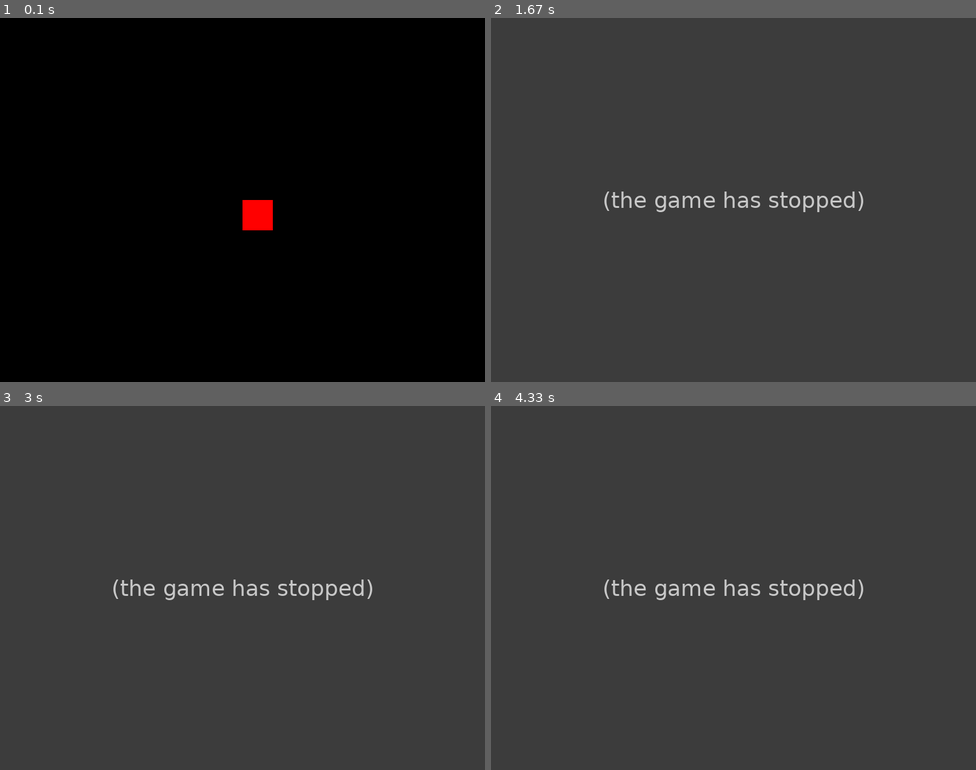
Above: before the commit, frames 1-4 (two rows, left to right).
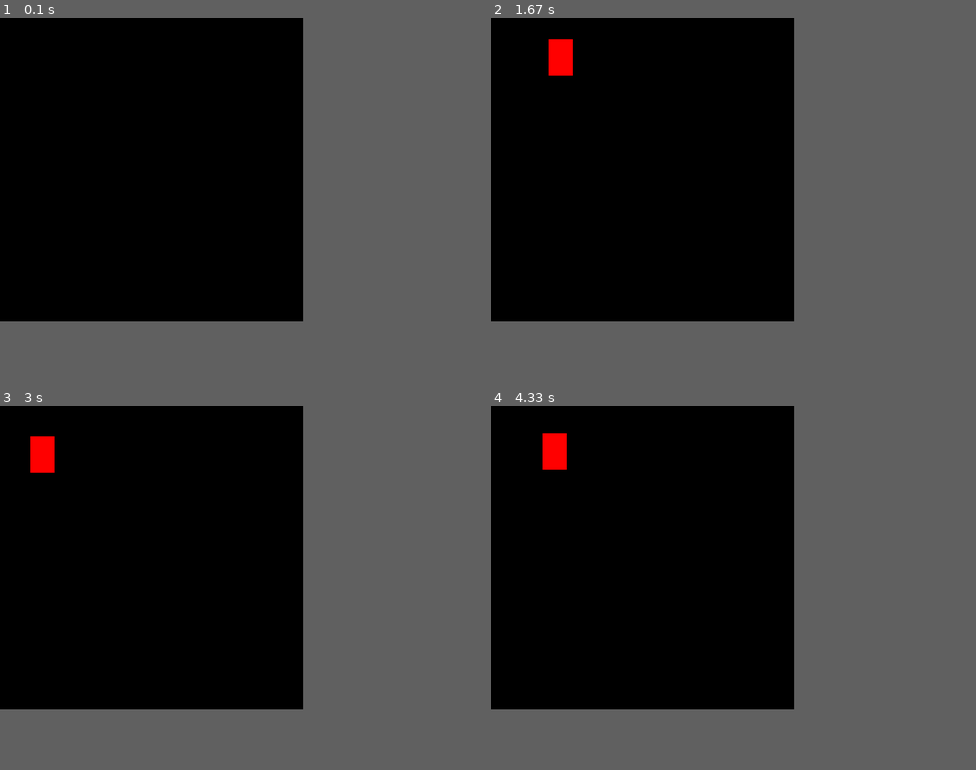
Above: after the commit, the same moments.

Repository: RobertNeuzil/game
Game: pygame game, started from game.py
Two runs of this game, one before a commit and one after it. Both use one fixed random seed, a clock stepped at 60 frames per second and the inputs below.
Inputs:
- Up to frame 1 (0.1 s): no input
- Up to frame 2 (1.67 s): hold Right 0.33-0.8 s; hold Up 0.83-1.13 s; hold Right 1.17-1.63 s
- Up to frame 3 (3 s): hold Left 1.67-2.2 s; hold Down 2.23-2.53 s; hold Left 2.57-2.97 s
- Up to frame 4 (4.33 s): hold Up 3-3.37 s; hold Right 3.4-4.03 s; hold Down from 4.07 s (still down)
In our replay, the window is 800x600 before the commit and 500x500 after it. These sizes can differ from the game's own. Grey fills any space a smaller window leaves; there, only what the larger window draws over its background counts as a difference.

The runs differ from the first frame. In frame 1, 0.5% of the frame differs, in the area x 50-57%, y 50-59%; in frame 2, 52%, in the area x 0-77%, y 0-84%; in frame 3, 52%; in frame 4, 52%.
Error before the commit: NameError: name 'K_LEFT' is not defined (game.py line 29); the game stopped at 0.33 s (later frames are placeholders)

Commit message:
box is moving across screen

Diff:
--- a/game.py
+++ b/game.py
@@ -11,25 +11,39 @@
 '''
 pygame.init()
 
-WIDTH = 800
-HEIGHT = 600
-RED_RGB = (255,0,0)
-player_pos = [400, 300]
-player_size = 50
+win = pygame.display.set_mode((500, 500))
 
-screen = pygame.display.set_mode((WIDTH, HEIGHT))
+pygame.display.set_caption('First Game')
 
-game_over = False
+x = 50
+y = 50
+width = 40
+height = 60
+velocity = 5
 
-while not game_over:
-	for event in pygame.event.get():
-		if event.type == pygame.QUIT:  #event types are listed in pygame library https://www.pygame.org/docs/ref/event.html
-			sys.exit()
-		if event.type == pygame.KEYDOWN:
-			if event.key == K_LEFT:
-				pass
-			elif event.key == K_RIGHT:
-				pass
-	pygame.draw.rect(screen, RED_RGB,  (player_pos[0], player_pos[1], player_size, player_size) )
+run = True
+while run:
 
-	pygame.display.update()# a commmand that updates the screen with every iteration THIS IS NECESSARY
+	pygame.time.delay(100)
+
+	for event in pygame.event.get(): # loops through all event to check if they happened
+		if event.type == pygame.QUIT:
+			run = False
+
+	keys = pygame.key.get_pressed()
+
+	if keys[pygame.K_LEFT]:
+		x -= velocity
+
+	if keys[pygame.K_RIGHT]:
+		x += velocity
+
+	if keys[pygame.K_UP]:
+		y -= velocity
+
+	if keys[pygame.K_DOWN]:
+		y += velocity
+	win.fill((0))
+	pygame.draw.rect(win, (255, 0, 0), (x, y, width, height))
+	pygame.display.update()
+pygame.quit()
